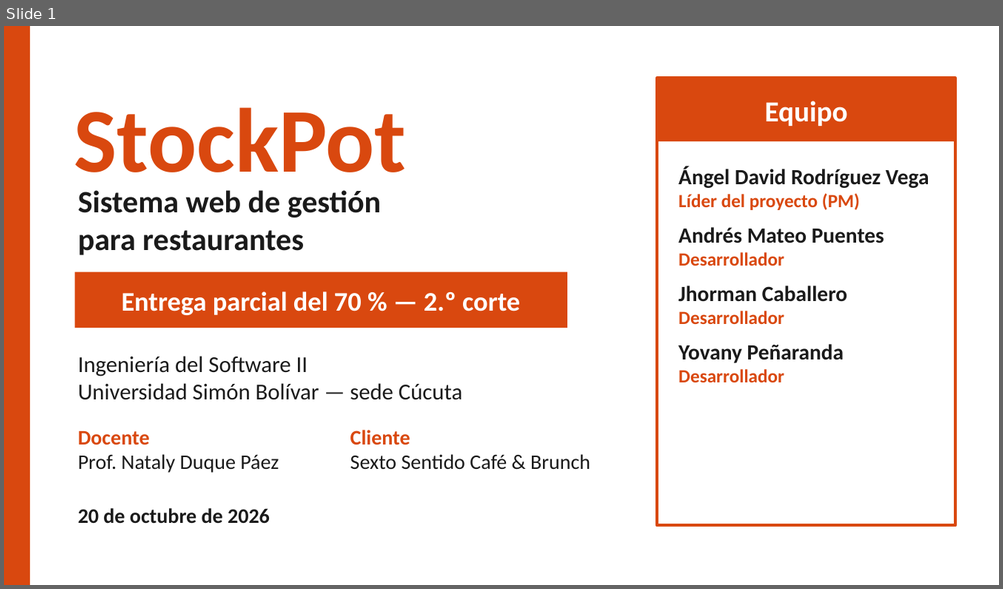
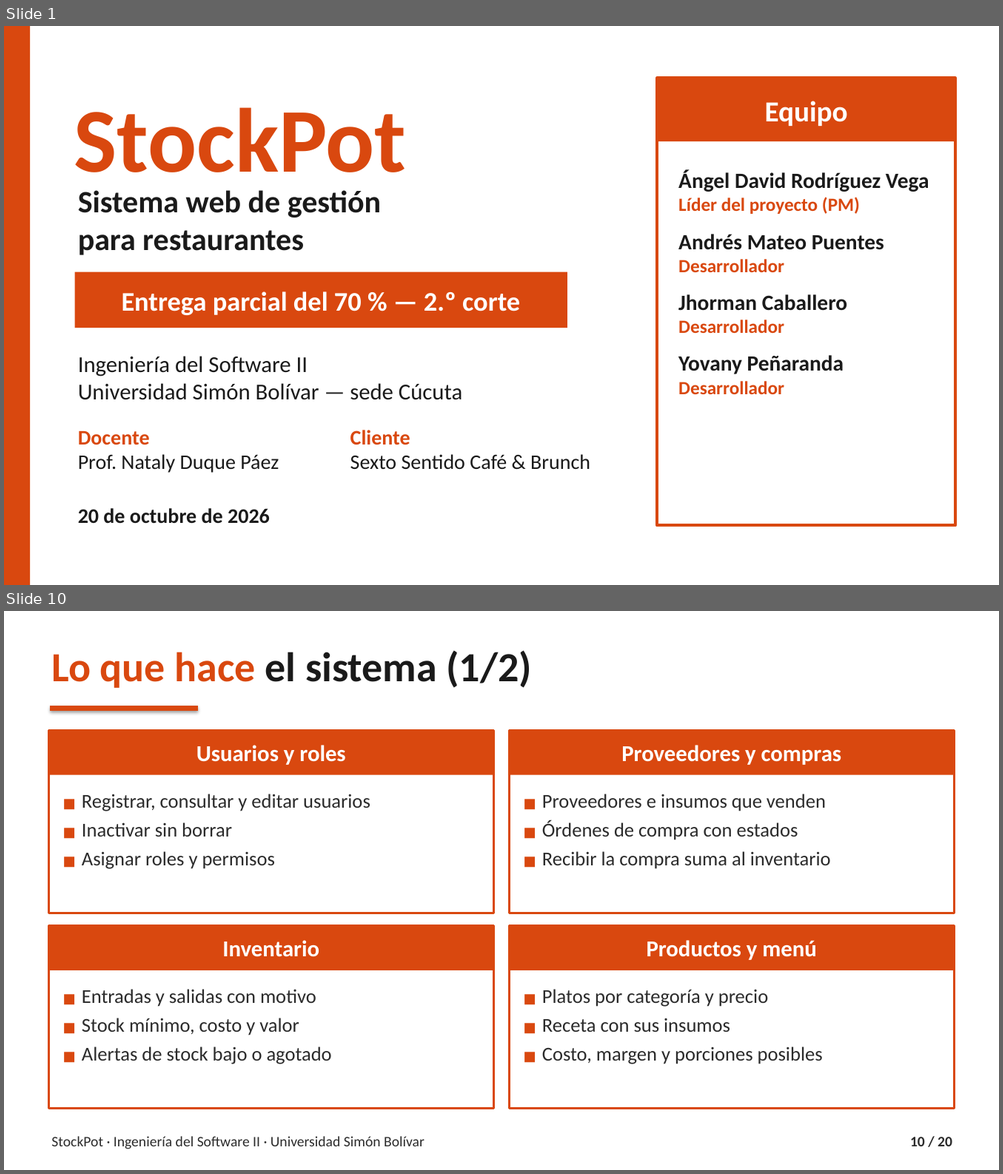
Before and after one commit to Angelssjyf/stockpot, a slide deck: docs/entrega-2do-corte/05_Demostracion/StockPot_Sustentacion_70.pptx. Shown one above the other, each under a label of ours: slide 1 before the commit, slides 1 and 10 after it; the slides between them are not shown. The pictures are 1003x589 and 1003x1174 pixels, drawn with LibreOffice and Linux fonts; fonts in the diff are those of the drawing. Boxes give left, top, right and bottom in pixels: in the first picture for what was removed or moved away, otherwise in the second. Text is boxed around its words. In the diff, an @@ line names an element or a change of style, - is before the commit and + after.

```diff
--- a/docs/entrega-2do-corte/05_Demostracion/StockPot_Sustentacion_70.pptx
+++ b/docs/entrega-2do-corte/05_Demostracion/StockPot_Sustentacion_70.pptx
@@ slide 10 added at <box>4,611,999,1170</box>, background #FFFFFF @@
@@ text added at <box>51,650,532,688</box>, 40 pt, text #1A1A1A, bold @@
+Lo que hace el sistema (1/2)
@@ line added from (51, 708) to (198, 708), #D9480F 5 pt @@
@@ rectangle added at <box>48,730,493,913</box>, fill #FFFFFF, outline #D9480F 2.25 pt @@
@@ rectangle added at <box>48,730,493,775</box>, fill #D9480F @@
@@ rectangle added at <box>509,730,954,913</box>, fill #FFFFFF, outline #D9480F 2.25 pt @@
@@ rectangle added at <box>509,730,954,775</box>, fill #D9480F @@
@@ text added at <box>196,745,345,765</box>, 22 pt, text #FFFFFF, bold @@
+Usuarios y roles
@@ text added at <box>621,745,841,765</box>, 22 pt, text #FFFFFF, bold @@
+Proveedores y compras
@@ text added at <box>82,794,370,869</box>, 19 pt, text #2B2B2B @@
+■ Registrar, consultar y editar usuarios
+■ Inactivar sin borrar
+■ Asignar roles y permisos
@@ text added at <box>542,794,831,869</box>, 19 pt, text #2B2B2B @@
+■ Proveedores e insumos que venden
+■ Órdenes de compra con estados
+■ Recibir la compra suma al inventario
@@ rectangle added at <box>48,925,493,1109</box>, fill #FFFFFF, outline #D9480F 2.25 pt @@
@@ rectangle added at <box>48,925,493,971</box>, fill #D9480F @@
@@ text added at <box>222,940,319,957</box>, 22 pt, text #FFFFFF, bold @@
+Inventario
@@ rectangle added at <box>509,925,954,1109</box>, fill #FFFFFF, outline #D9480F 2.25 pt @@
@@ rectangle added at <box>509,925,954,971</box>, fill #D9480F @@
@@ text added at <box>646,940,816,960</box>, 22 pt, text #FFFFFF, bold @@
+Productos y menú
@@ text added at <box>82,989,332,1065</box>, 19 pt, text #2B2B2B @@
+■ Entradas y salidas con motivo
+■ Stock mínimo, costo y valor
+■ Alertas de stock bajo o agotado
@@ text added at <box>542,989,822,1065</box>, 19 pt, text #2B2B2B @@
+■ Platos por categoría y precio
+■ Receta con sus insumos
+■ Costo, margen y porciones posibles
@@ text added at <box>51,1136,424,1150</box>, 14 pt, text #2B2B2B @@
+StockPot · Ingeniería del Software II · Universidad Simón Bolívar
@@ text added at <box>910,1137,952,1147</box>, 14 pt, text #2B2B2B, bold @@
+10 / 20
@@ slide 1 changed as well @@
@@ text "Ángel David Rodríguez Vega" rewrapped from <box>678,167,929,383</box> to <box>678,170,929,395</box> @@
```
Also in this commit, not shown: 7 other slides changed, 11 other slides added, 1 slide removed, 3 other files.
